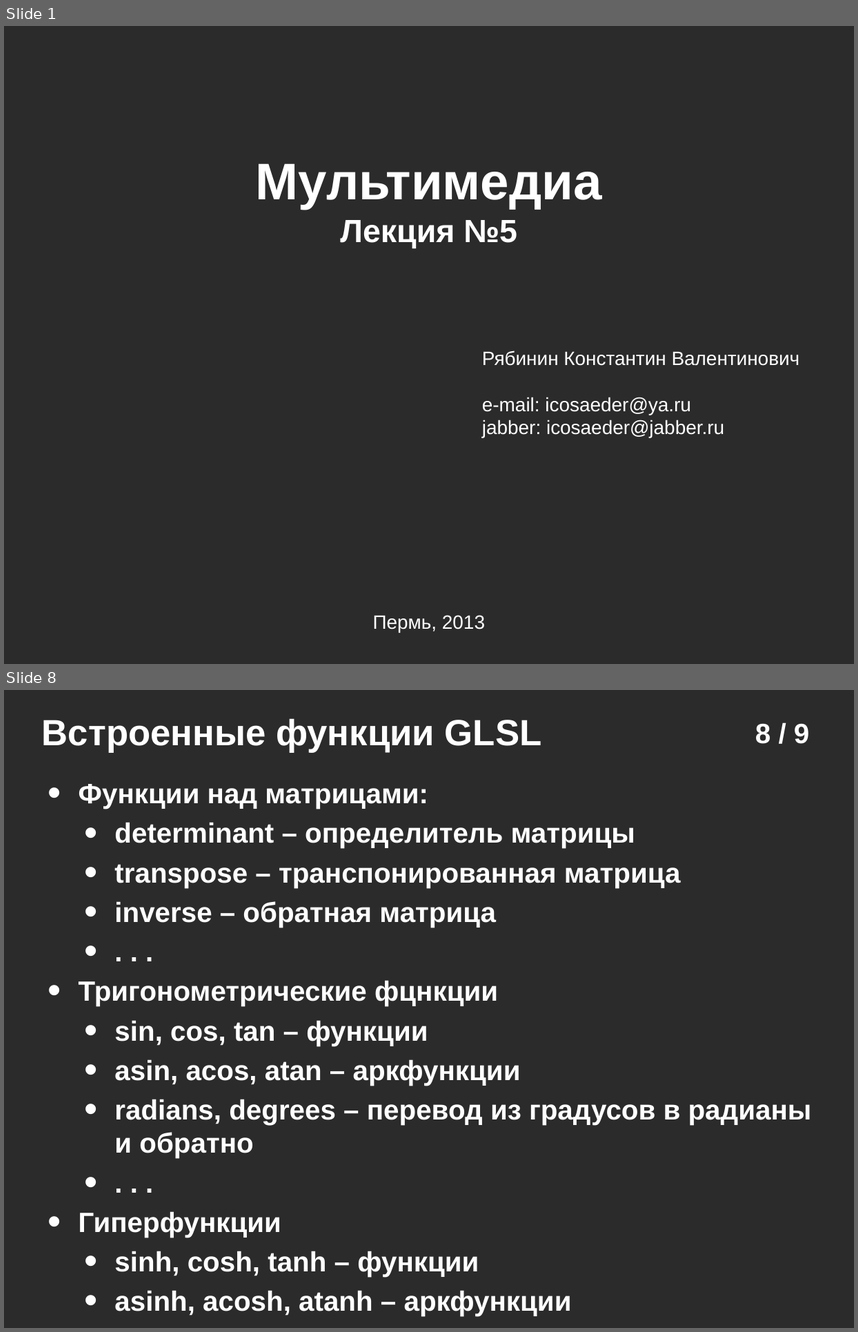
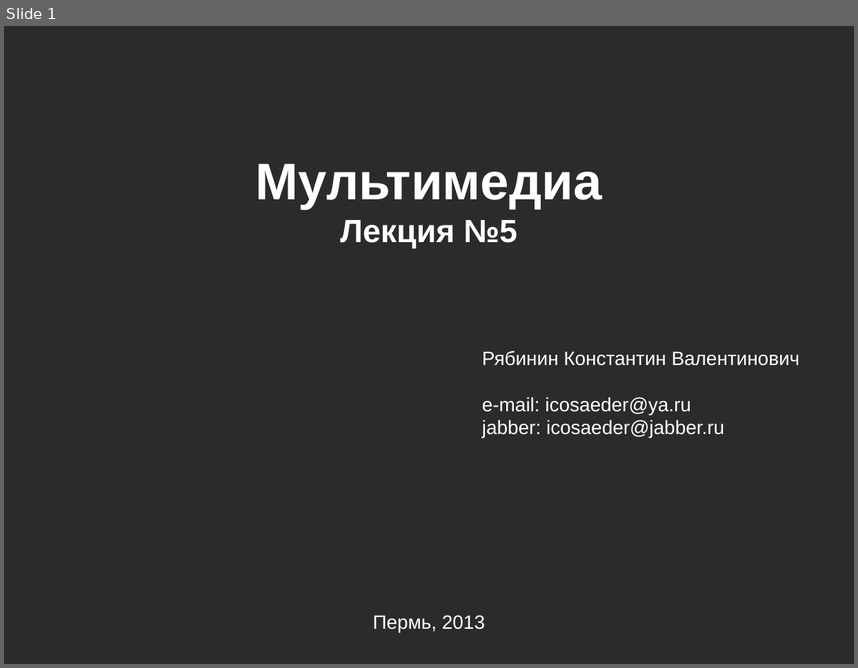
Before and after one commit to icosaeder/cg-lect, a slide deck: Лекции/Лекция 5/Лекция №5.odp. Shown one above the other, each under a label of ours: slides 1 and 8 before the commit, slide 1 after it; the slides between them are not shown. The pictures are 858x1332 and 858x668 pixels, drawn with LibreOffice and Linux fonts; fonts in the diff are those of the drawing; background and template pictures are left out; a plain dark background stands for a picture behind light text. Boxes give left, top, right and bottom in pixels: in the first picture for what was removed or moved away, otherwise in the second. Text is boxed around its words. In the diff, an @@ line names an element or a change of style, - is before the commit and + after.

```diff
--- a/Лекции/Лекция 5/Лекция №5.odp
+++ b/Лекции/Лекция 5/Лекция №5.odp
@@ slide 8 removed at [4, 690, 854, 1328], background picture (left out) @@
@@ text removed at [42, 718, 542, 753] @@
-Встроенные функции GLSL
@@ page number removed at [755, 724, 809, 744] @@
-8 / 9
@@ text removed at [79, 784, 812, 1316] @@
-• Функции над матрицами:
-    • determinant – определитель матрицы
-    • transpose – транспонированная матрица
-    • inverse – обратная матрица
-    • . . .
-• Тригонометрические фцнкции
-    • sin, cos, tan – функции
-    • asin, acos, atan – аркфункции
-    • radians, degrees – перевод из градусов в радианы и обратно
-    • . . .
-• Гиперфункции
-    • sinh, cosh, tanh – функции
-    • asinh, acosh, atanh – аркфункции
-    • . . .
```
Also in this commit, not shown: 10 slides added, 7 other slides removed, 8 other files.
